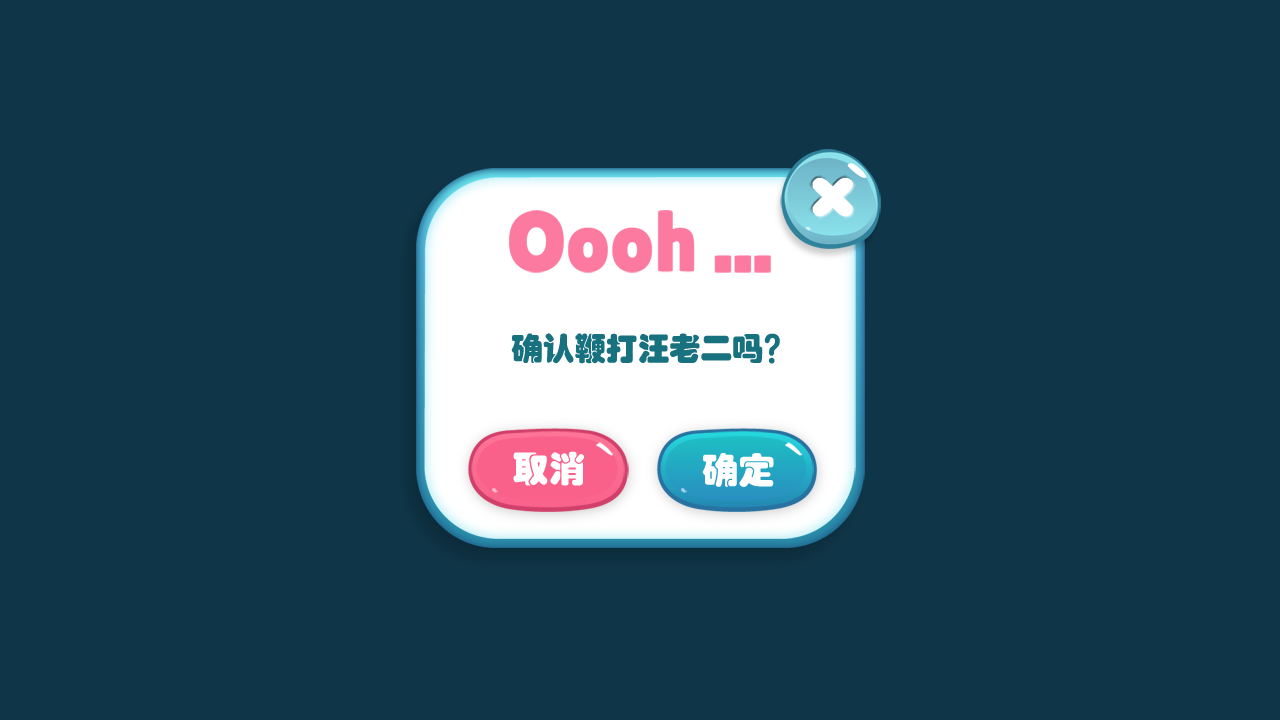
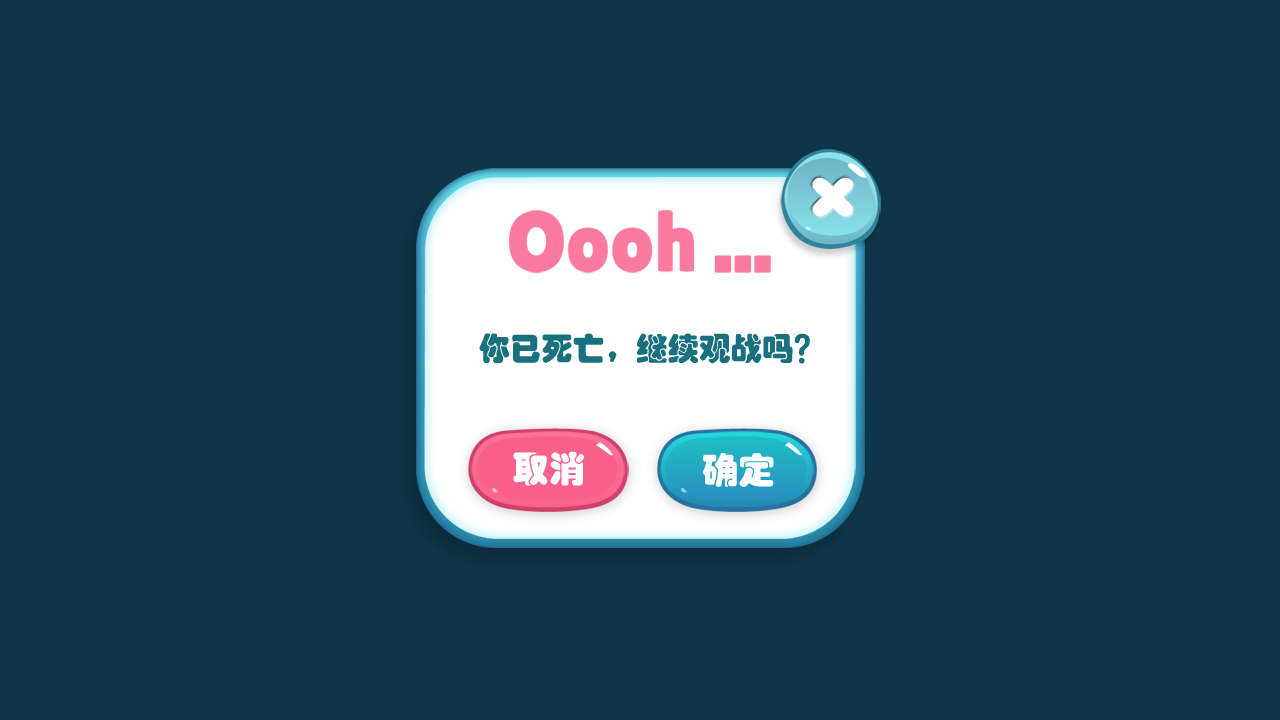
Comparing the layer stacks of the two 1280 × 720 images. Changes:
renamed "确认鞭打汪老二吗？" to "你已死亡，继续观战吗？", painted on it over 479, 333, 810, 364
